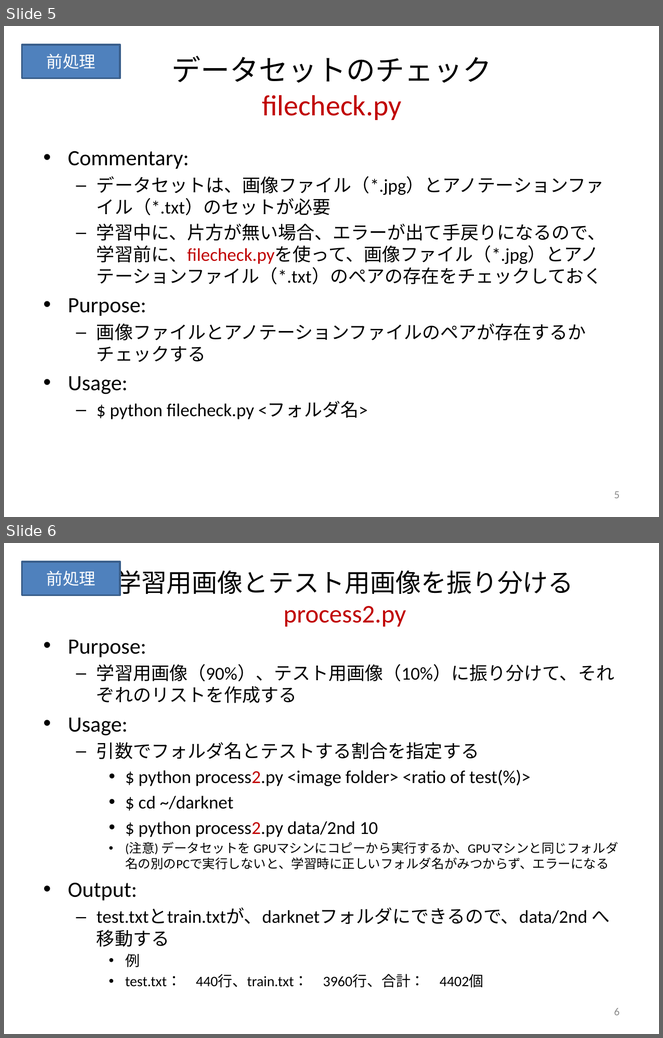
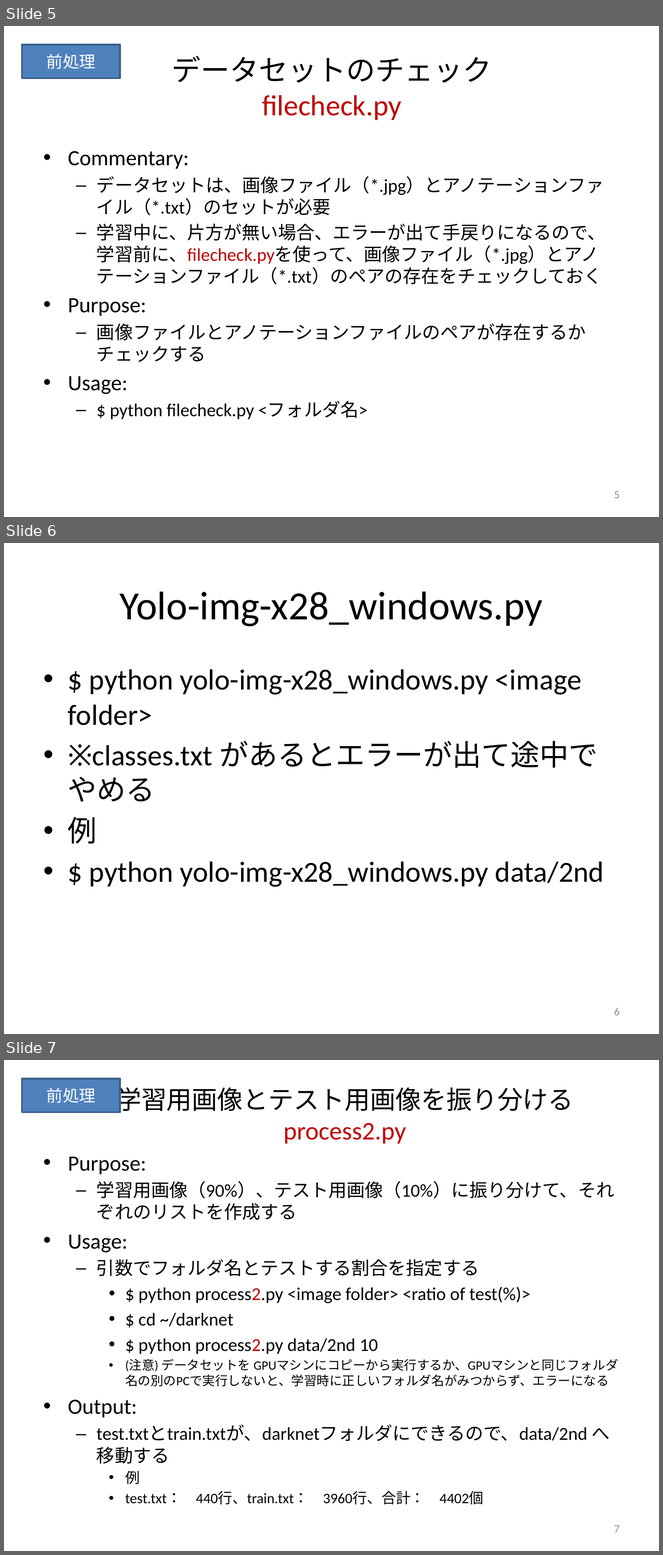
Before and after one commit to keides2/android-yolo-v2, a slide deck: docs/[PPTX] ごみ分別人工知能スマホアプリ作成手順.pptx. Shown one above the other, each under a label of ours: slides 5 and 6 before the commit, slides 5, 6 and 7 after it. The pictures are 663x1038 and 663x1555 pixels, drawn with LibreOffice and Linux fonts; fonts in the diff are those of the drawing. Boxes give left, top, right and bottom in pixels: in the first picture for what was removed or moved away, otherwise in the second. Text is boxed around its words. In the diff, an @@ line names an element or a change of style, - is before the commit and + after.

```diff
--- a/docs/[PPTX] ごみ分別人工知能スマホアプリ作成手順.pptx
+++ b/docs/[PPTX] ごみ分別人工知能スマホアプリ作成手順.pptx
@@ slide 6 added at (x1=4, y1=543, x2=659, y2=1034), background #FFFFFF @@
@@ title added at (x1=119, y1=591, x2=543, y2=627), 44 pt, text #000000 @@
+Yolo-img-x28_windows.py
@@ text added at (x1=68, y1=669, x2=604, y2=887), 32 pt, text #000000 @@
+• $ python yolo-img-x28_windows.py <image folder>
+• ※classes.txt があるとエラーが出て途中でやめる
+• 例
+• $ python yolo-img-x28_windows.py data/2nd
@@ page number added at (x1=614, y1=1008, x2=620, y2=1016), 12 pt, text #8C8C8C @@
+6
@@ what was slide 6 is now slide 7 @@
@@ page number at (x1=614, y1=1525, x2=620, y2=1533): text changed @@
-6
+7
```
Also in this commit, not shown: 1 slide changed, 6 other files.
